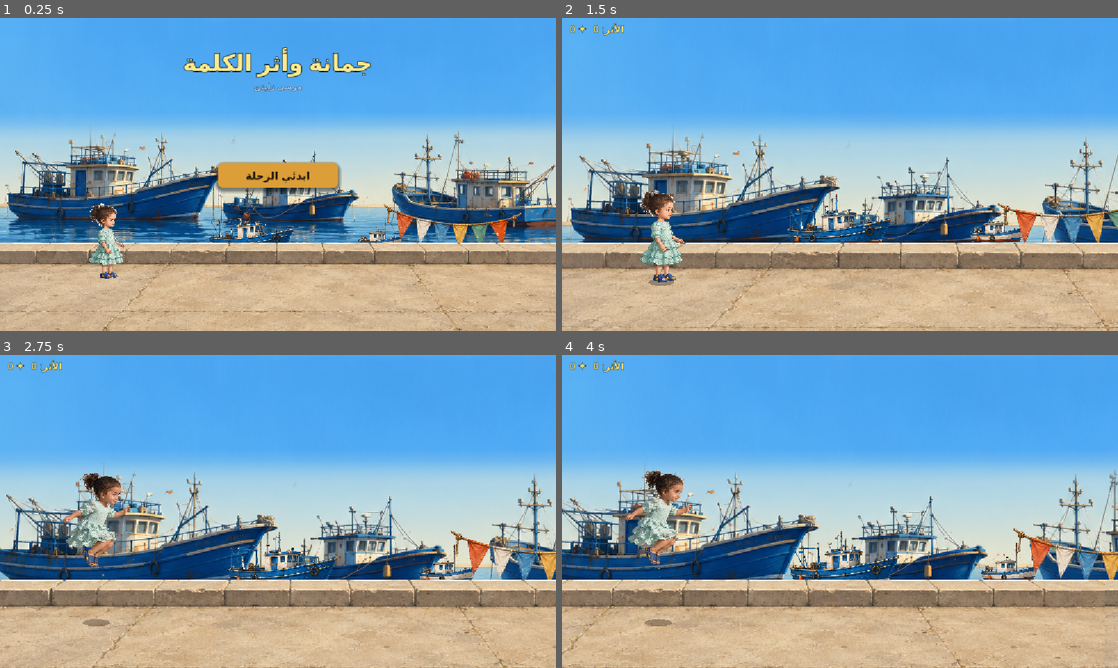
Above: before the commit, frames 1-4 (two rows, left to right).
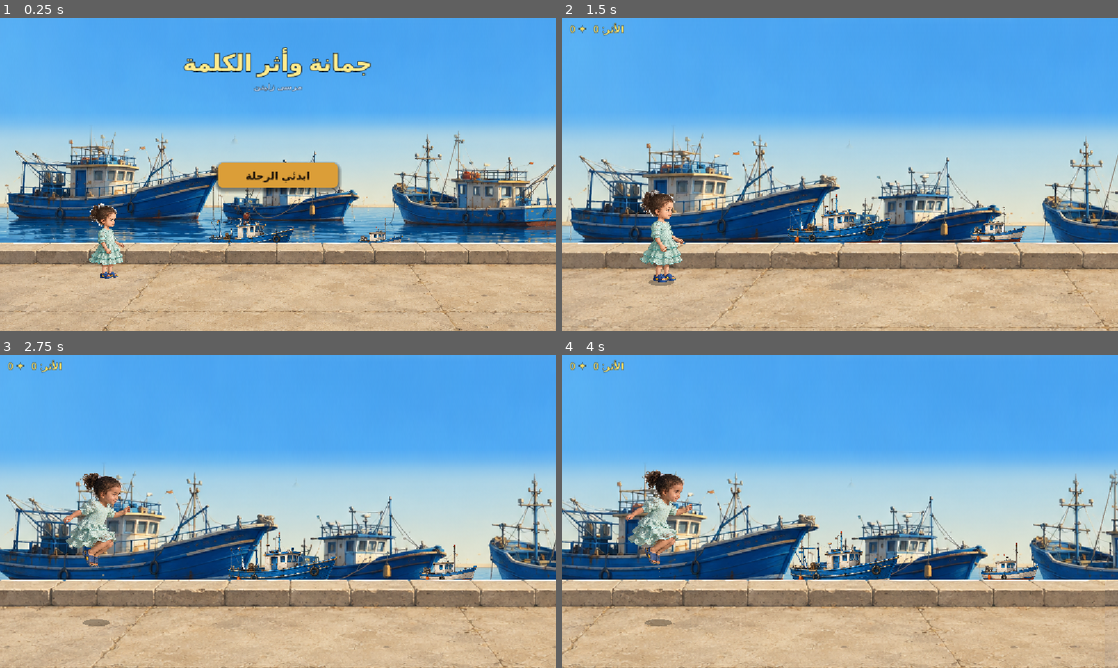
Above: after the commit, the same moments.

Repository: HamzaJwan/Ali-s-Runner
Game: Godot game, scene res://scenes/level2/Level2_Marsa_Playable.tscn
Same seed, same stepped clock (60 frames per second), same inputs: the game is played once before the commit and once after it. This scene is started directly instead of the project's main scene.
Inputs (mouse positions are in pixels of both pictures, inside the frame that each line leads up to):
- Up to frame 1 (0.25 s): no input
- Up to frame 2 (1.5 s): click "ابدئي الرحلة" at 0.5 s; tap Enter (ui_accept) at 1.25 s; move the mouse to (962, 158) at 1.27 s; click (962, 158) at 1.42 s
- Up to frame 3 (2.75 s): tap Enter (ui_accept) at 1.52, 2.27 s; move the mouse to (166, 527) at 2.02 s; click (166, 527) at 2.17 s
- Up to frame 4 (4 s): move the mouse to (895, 442) at 2.77 s; click (895, 442) at 2.92 s; move the mouse to (812, 574) at 3.52 s; click (812, 574) at 3.67 s; tap Enter (ui_accept) at 3.77 s

The runs differ from the first frame. In frame 1, 0.9% of the frame differs, in the area x 69-94%, y 59-72%; in frame 2, 1.0%, in the area x 78-100%, y 59-72%; in frame 3, 1.0%; in frame 4, 1.0%.

Commit message:
level2: disable floating flags, fix card text overflow clip+resize, encounter zoom 1.35

Diff:
--- a/scripts/level2/level2_marsa_playable.gd
+++ b/scripts/level2/level2_marsa_playable.gd
@@ -53,7 +53,7 @@
 const ENCOUNTER_TARGET_X      := 780.0
 const ENCOUNTER_PLAYER_POSITION := Vector2(300.0, ROAD_SURFACE_Y - PLAYER_COLLISION_HALF_H)
 const ENCOUNTER_CAMERA_POSITION := Vector2(540.0, 334.0)
-const ENCOUNTER_CAMERA_ZOOM   := 1.05
+const ENCOUNTER_CAMERA_ZOOM   := 1.35   # was 1.05 — larger = characters bigger on screen
 const CHECKPOINT_ARRIVAL_SPEED := 360.0
 const COUNTDOWN_DURATION      := 3.0
 const GAME_OVER_DELAY         := 0.45
@@ -602,6 +602,7 @@
 	const CARD_H := 100.0
 	const CARD_T := 8.0    # distance from screen top
 	cp_card.set_offsets_preset(Control.PRESET_TOP_LEFT)
+	cp_card.clip_contents = true   # prevent labels overflowing card bounds
 	cp_card.offset_top    = CARD_T
 	cp_card.offset_bottom = CARD_T + CARD_H
 	match role:
@@ -617,6 +618,24 @@
 			# Centered
 			cp_card.offset_left  = (VIEW_W - CARD_W) / 2.0
 			cp_card.offset_right = (VIEW_W + CARD_W) / 2.0
+
+	# Fit internal labels to the compact 100px card height.
+	# speaker: 4-26px, text area: 28-94px, button: 58-94px (reward only).
+	cp_speaker.offset_top    = 4;   cp_speaker.offset_bottom    = 26
+	cp_speaker.offset_left   = 0;   cp_speaker.offset_right     = CARD_W
+	cp_char_line.offset_top  = 28;  cp_char_line.offset_bottom  = 94
+	cp_char_line.offset_left = 10;  cp_char_line.offset_right   = CARD_W - 10
+	cp_jomana_line.offset_top  = 28; cp_jomana_line.offset_bottom  = 94
+	cp_jomana_line.offset_left = 10; cp_jomana_line.offset_right   = CARD_W - 10
+	cp_reward.offset_top  = 26;  cp_reward.offset_bottom  = 62
+	cp_reward.offset_left = 0;   cp_reward.offset_right   = CARD_W
+	cp_continue.offset_top  = 60; cp_continue.offset_bottom  = 96
+	cp_continue.offset_left = 90; cp_continue.offset_right   = CARD_W - 90
+	# Smaller font so text fits cleanly in 66px text area
+	cp_char_line.add_theme_font_size_override("font_size", 19)
+	cp_jomana_line.add_theme_font_size_override("font_size", 19)
+	cp_speaker.add_theme_font_size_override("font_size", 15)
+	cp_reward.add_theme_font_size_override("font_size", 17)
 
 	match role:
 		Level2EncounterData.ROLE_HELPER:
@@ -1256,8 +1275,9 @@
 		"HarborBoatBlue", "res://scripts/level2/ambient/harbor_ambient_bob.gd", true)
 	_add_ambient_sprite(L2_MANIFEST.AMB_BOAT_SMALL, Vector2(790, 444), 68.0,
 		"HarborBoatSmall", "res://scripts/level2/ambient/harbor_ambient_bob.gd", true)
-	_add_ambient_sprite(L2_MANIFEST.AMB_FLAGS, Vector2(935, 435), 92.0,
-		"HarborFlags", "res://scripts/level2/ambient/harbor_ambient_sway.gd")
+	# Flags disabled: the bunting art has no visible anchor pole on the left side,
+	# making it appear to float in the air. Re-enable if a version with poles is provided.
+	# _add_ambient_sprite(L2_MANIFEST.AMB_FLAGS, ...)
 	# Rope disabled: the current transparent art has no visible posts/anchor context.
 	_add_ambient_sprite(L2_MANIFEST.AMB_DECO_NET, Vector2(1080, 490), 58.0,
 		"HarborNet", "")
